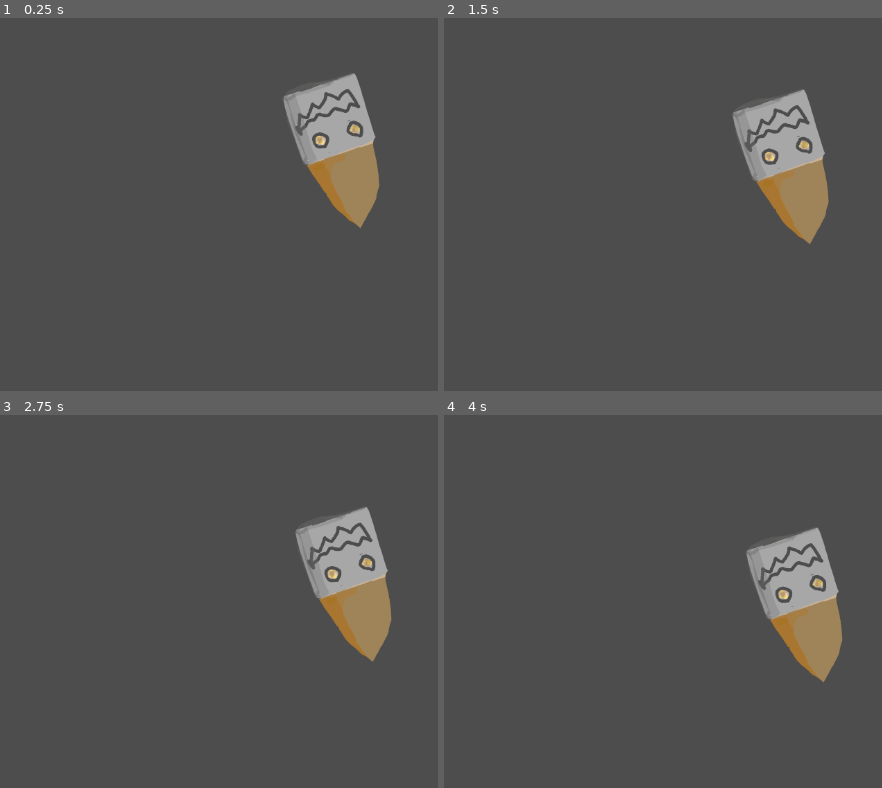
Above: before the commit, frames 1-4 (two rows, left to right).
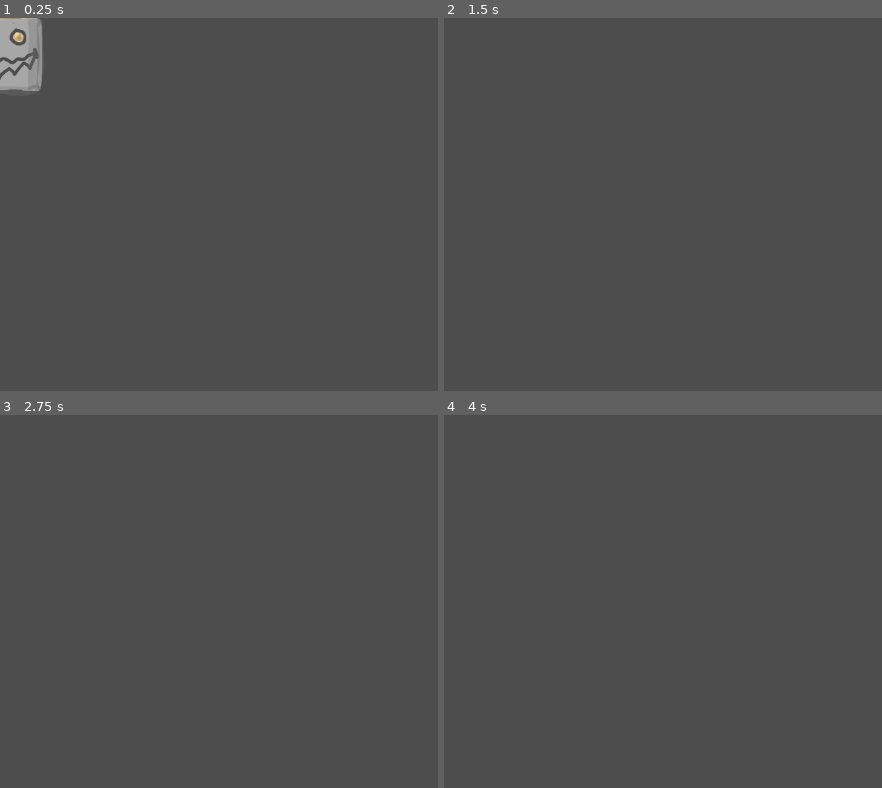
Above: after the commit, the same moments.

Repository: zazak03/jamimag
Game: Godot game, scene res://scenes/projectile.tscn
The game is run twice, just before and just after one commit, with the same random seed, the same clock (stepped at 60 frames per second) and the same inputs.
Inputs:
- Up to frame 1 (0.25 s): no input
- Up to frame 2 (1.5 s): tap Enter at 0.5 s; hold Right (turn_clockwise) 0.53-1.28 s; tap Left (turn_counterclockwise) at 1.35 s
- Up to frame 3 (2.75 s): hold Right (turn_clockwise) from 2.03 s (still down)
- Up to frame 4 (4 s): release Right (turn_clockwise) at 2.78 s; tap Left (turn_counterclockwise) at 2.85 s; hold Right (turn_clockwise) from 3.53 s (still down)

The runs differ from the first frame. In frame 1, 6.8% of the frame differs, in the area x 0-87%, y 0-57%; in frame 2, 5.2%; in frame 3, 5.2%; in frame 4, 5.2%.

Commit message:
Debut niveau test

Diff:
--- a/scenes/ennemy.tscn
+++ b/scenes/ennemy.tscn
@@ -2,13 +2,13 @@
 
 [ext_resource type="Script" path="res://scripts/ennemy_follow.gd" id="1_2md5m"]
 [ext_resource type="Script" path="res://scripts/ennemy.gd" id="2_j6oky"]
-[ext_resource type="Texture2D" uid="uid://uumaboixvxdw" path="res://assets/sprites/annemy.png" id="3_a2f7s"]
+[ext_resource type="Texture2D" uid="uid://csldha0pddqg6" path="res://assets/icon.svg" id="3_56d6m"]
 
 [sub_resource type="SpriteFrames" id="SpriteFrames_bvip6"]
 animations = [{
 "frames": [{
 "duration": 1.0,
-"texture": ExtResource("3_a2f7s")
+"texture": ExtResource("3_56d6m")
 }],
 "loop": true,
 "name": &"default",
@@ -55,9 +55,7 @@
 script = ExtResource("2_j6oky")
 
 [node name="sprite" type="AnimatedSprite2D" parent="ennemy"]
-position = Vector2(0.417449, -1.80257)
-rotation = 5.95686
-scale = Vector2(1, 1)
+rotation = 5.93412
 sprite_frames = SubResource("SpriteFrames_bvip6")
 
 [node name="AnimationPlayer" type="AnimationPlayer" parent="ennemy"]
--- /dev/null
+++ b/scenes/level1.tscn
@@ -0,0 +1,22 @@
+[gd_scene load_steps=4 format=3 uid="uid://cnqgy2r3w74tp"]
+
+[ext_resource type="PackedScene" uid="uid://cyrorkox0f04m" path="res://scenes/fleche.tscn" id="1_gt3it"]
+[ext_resource type="PackedScene" uid="uid://0esgngfl4gg0" path="res://scenes/ennemy.tscn" id="2_jss2h"]
+
+[sub_resource type="Curve2D" id="Curve2D_i1xlv"]
+_data = {
+"points": PackedVector2Array(0, 0, 0, 0, 500, 500)
+}
+point_count = 1
+
+[node name="Node2D" type="Node2D"]
+
+[node name="fleche" parent="." instance=ExtResource("1_gt3it")]
+position = Vector2(183, 314)
+
+[node name="Path2D" type="Path2D" parent="."]
+curve = SubResource("Curve2D_i1xlv")
+
+[node name="ennemy_follow" parent="Path2D" node_paths=PackedStringArray("target") instance=ExtResource("2_jss2h")]
+position = Vector2(500, 500)
+target = NodePath("../../fleche")
--- a/scripts/ennemy.gd
+++ b/scripts/ennemy.gd
@@ -2,7 +2,7 @@
 
 var target
 
-var bullet_scene = preload("res://scenes/example.tscn")
+var bullet_scene = preload("res://scenes/projectile.tscn")
 
 func tirer():
 	var bullet_instance = bullet_scene.instantiate()
--- a/scripts/projectile.gd
+++ b/scripts/projectile.gd
@@ -1,30 +1,11 @@
 extends RigidBody2D
 
-var direction
-var speed
+var speed = 150
 var screen_size
 
-func test():
-	var test = Vector2(1,3)
-	var speed = 25
-	position.x = 500
-	position.y = 200
-	init(test, speed)
 
 func _init():
-	test()
-
-
-func init(vect, speedd):
-	##Input:
-	## vect : le vecteur direction de la balle (normalisé)
-	## speed : direction de la balle en radian
-	direction = vect
-	speed = speedd
-	#vecteur de référence : utile pour avoir l'orientation
-	var vect_ref = Vector2(0, -1)
-	rotation =  - direction.angle_to(vect_ref)
-	print(direction.angle_to(vect_ref))
+	pass
 
 
 # Called when the node enters the scene tree for the first time.
@@ -34,7 +15,5 @@
 
 # Called every frame. 'delta' is the elapsed time since the previous frame.
 func _process(delta):
-	if direction.length() > 0:
-		direction = direction.normalized() * speed
-	position += direction * delta
-	position = position.clamp(Vector2.ZERO, screen_size)
+	var velocity = Vector2.UP.rotated(rotation) * speed
+	position += velocity * delta
Renamed: scenes/fleche_complet.gd -> scripts/fleche_complet.gd
